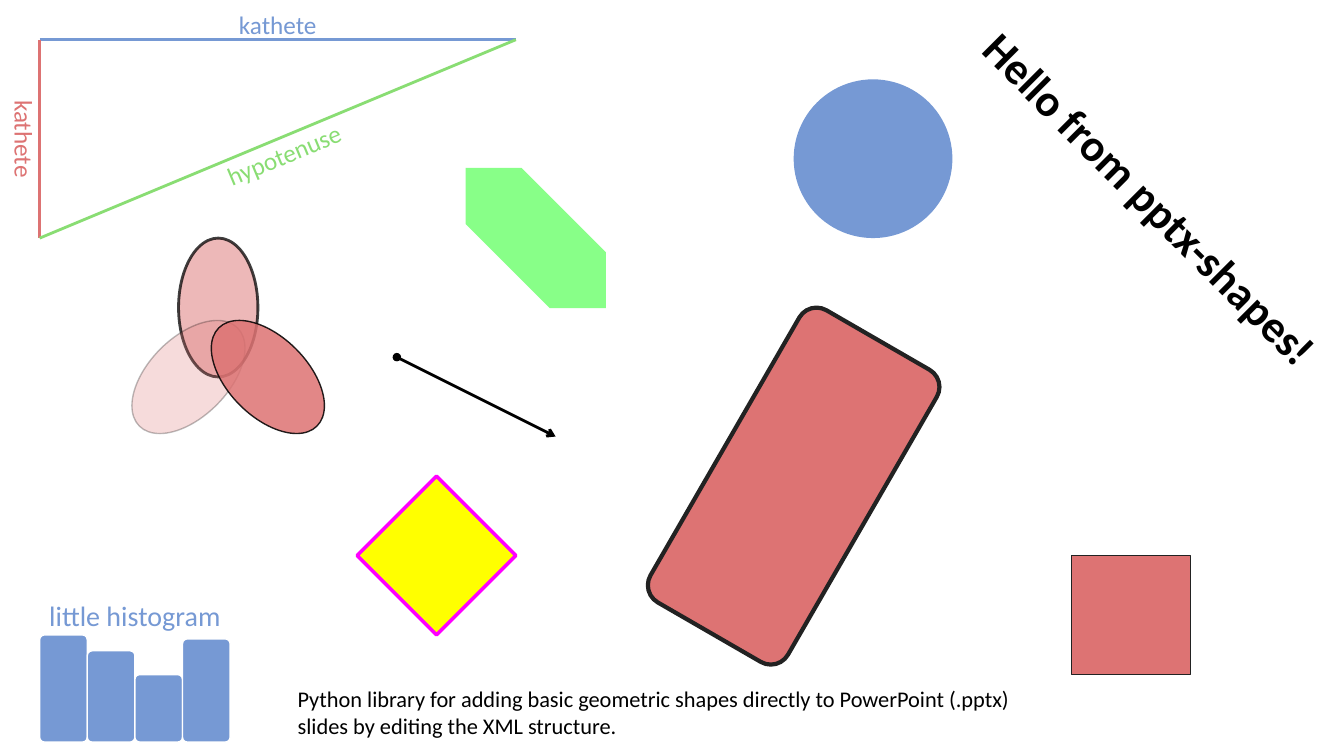
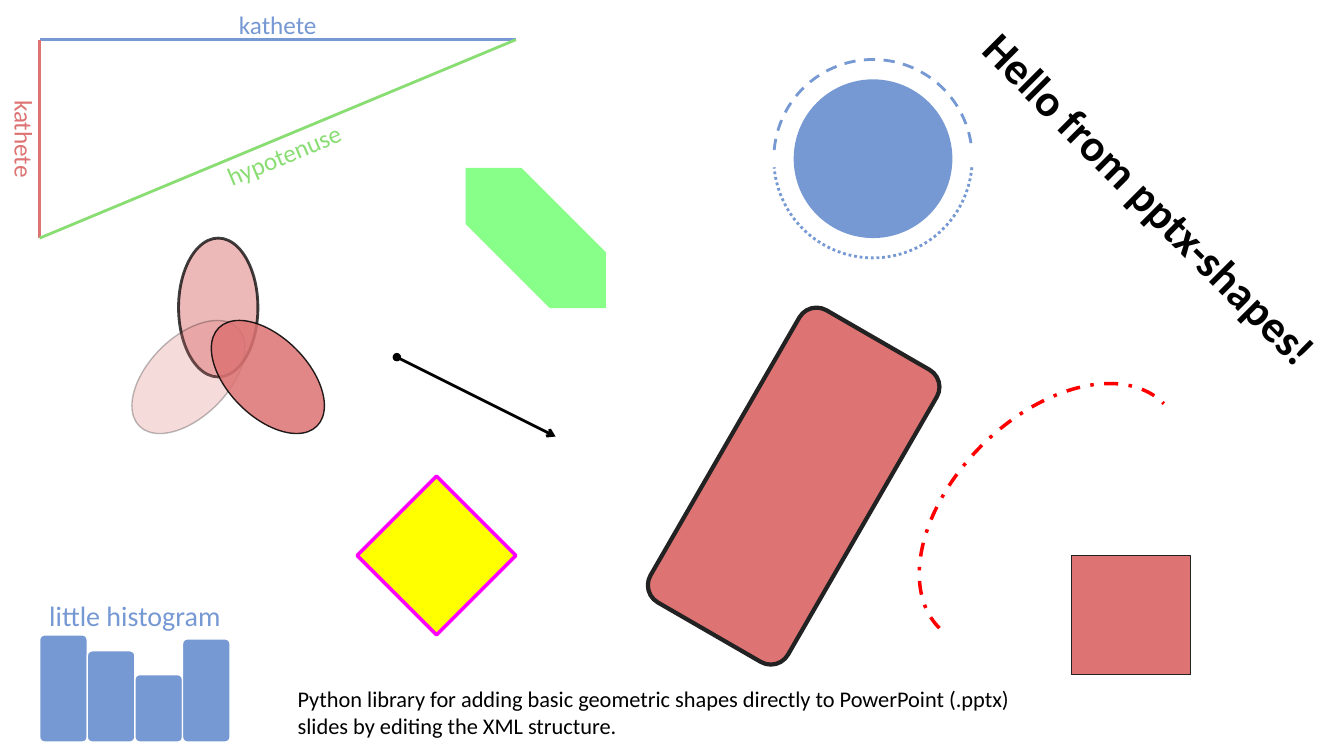
Before and after one commit to dronperminov/pptx-shapes, a slide deck: slide 1 of examples/basic.pptx. Drawn at 1344x756 pixels with LibreOffice and Linux fonts; fonts in the diff are those of the drawing. Boxes give left, top, right and bottom in pixels: in the first picture for what was removed or moved away, otherwise in the second. Text is boxed around its words. In the diff, an @@ line names an element or a change of style, - is before the commit and + after.

```diff
--- a/examples/basic.pptx
+++ b/examples/basic.pptx
@@ arc (boxed as its full ellipse) added at (x1=774, y1=59, x2=973, y2=258), outline #7699D4 2 pt dashed @@
@@ arc (boxed as its full ellipse) added at (x1=774, y1=59, x2=973, y2=258), outline #7699D4 2 pt dashed @@
@@ arc (boxed as its full ellipse) added at (x1=870, y1=333, x2=1235, y2=698), outline #FF0000 2.5 pt dashed @@
```
Also in this commit, not shown: 7 other files.
